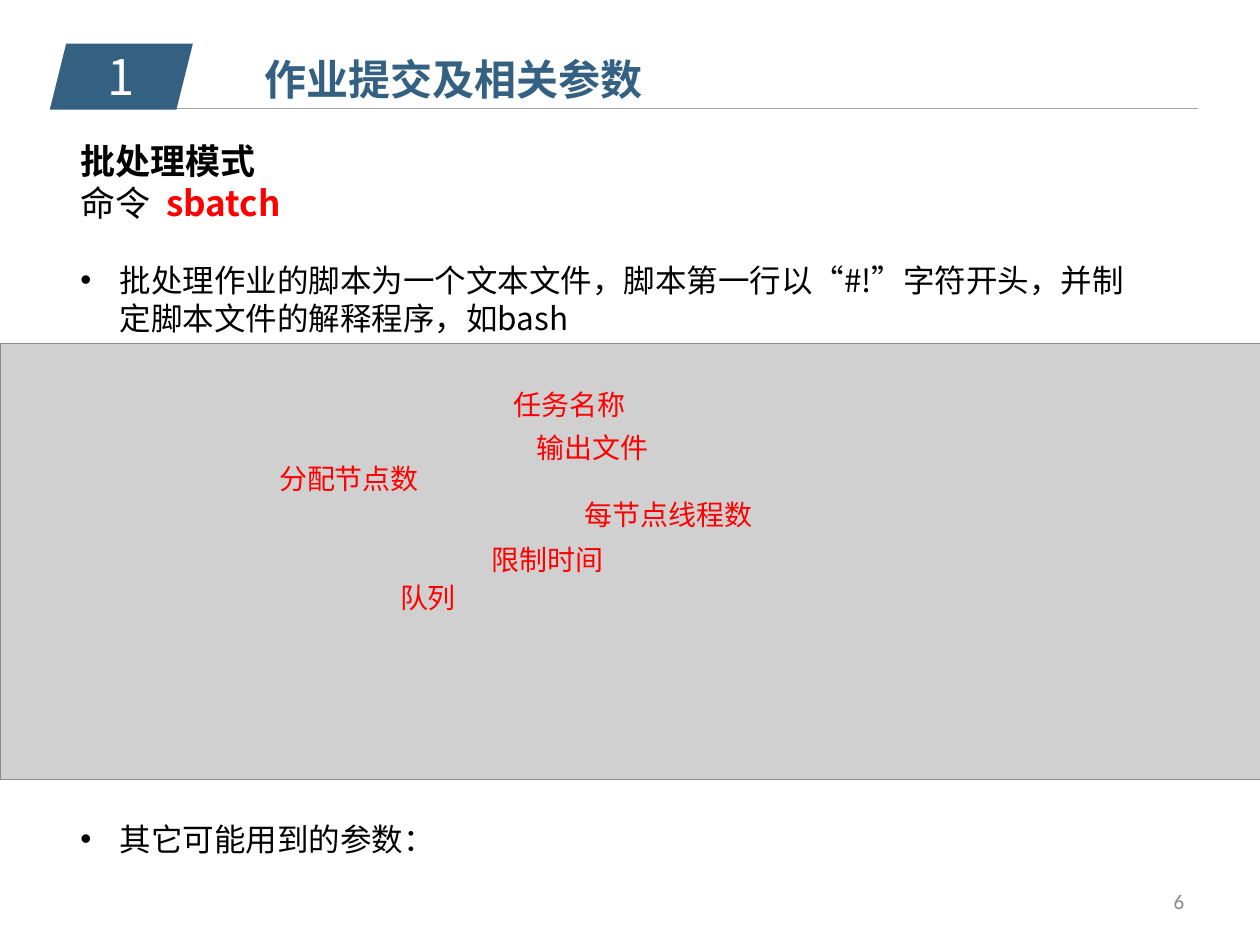
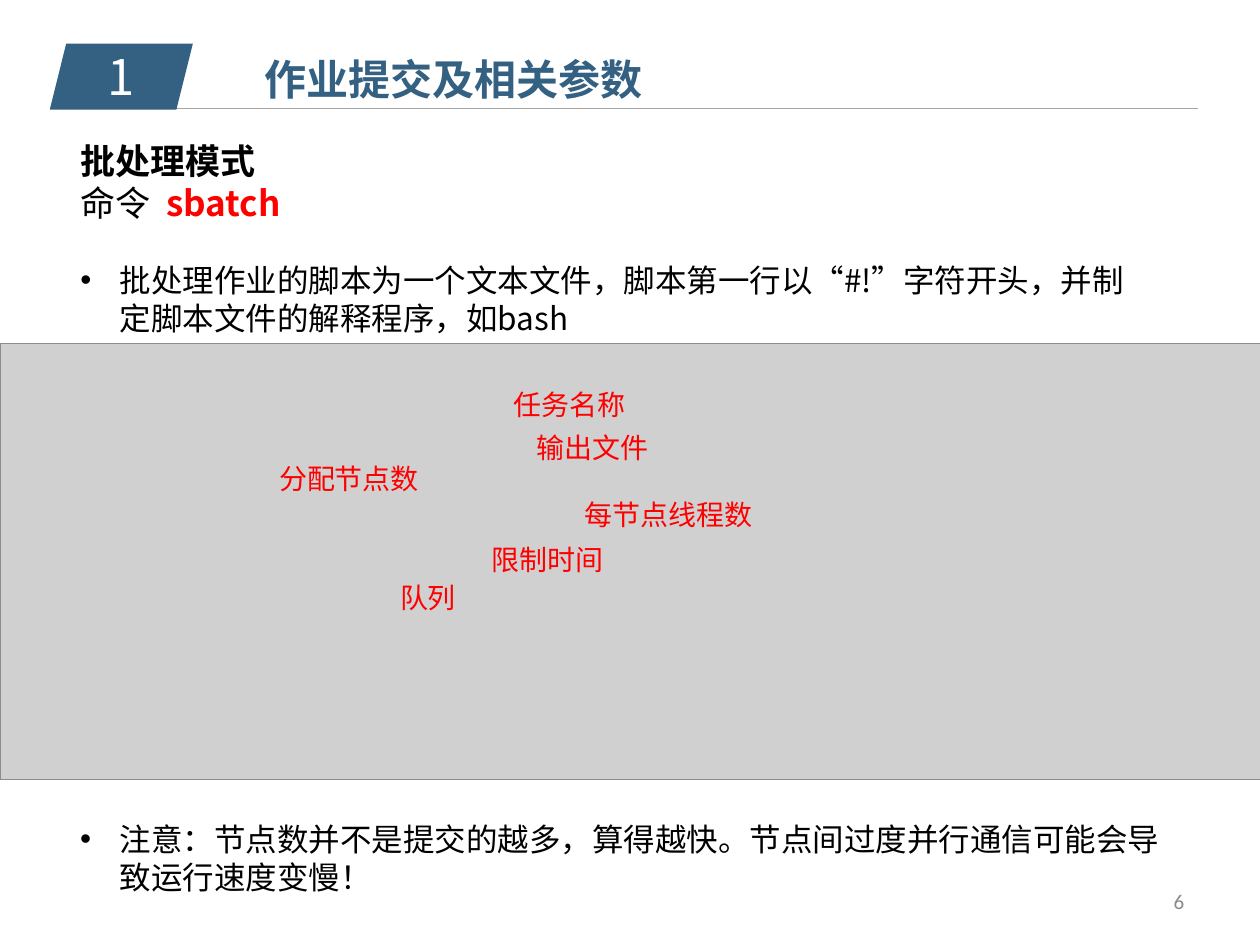
Before and after one commit to SSlakeLabTiangong/2019_workshop, a slide deck: slide 6 of 05_SSLAB_HPC_usage/HPC-Slurm.pptx. Drawn at 1260x945 pixels with LibreOffice and Linux fonts; fonts in the diff are those of the drawing; grey boxes stand for pictures; background and template pictures are left out. Boxes give left, top, right and bottom in pixels: in the first picture for what was removed or moved away, otherwise in the second. Text is boxed around its words. In the diff, an @@ line names an element or a change of style, - is before the commit and + after.

```diff
--- a/05_SSLAB_HPC_usage/HPC-Slurm.pptx
+++ b/05_SSLAB_HPC_usage/HPC-Slurm.pptx
@@ text at (120, 824, 1160, 892): text changed @@
-• 其它可能用到的参数：
+• 注意：节点数并不是提交的越多，算得越快。节点间过度并行通信可能会导致运行速度变慢！
```
Also in this commit, not shown: 8 other slides changed.
